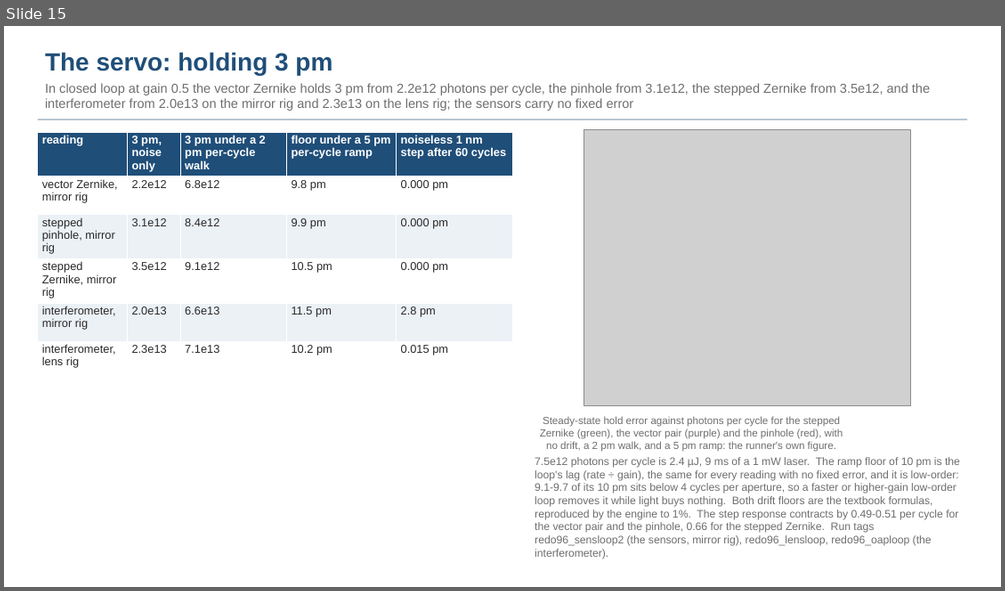
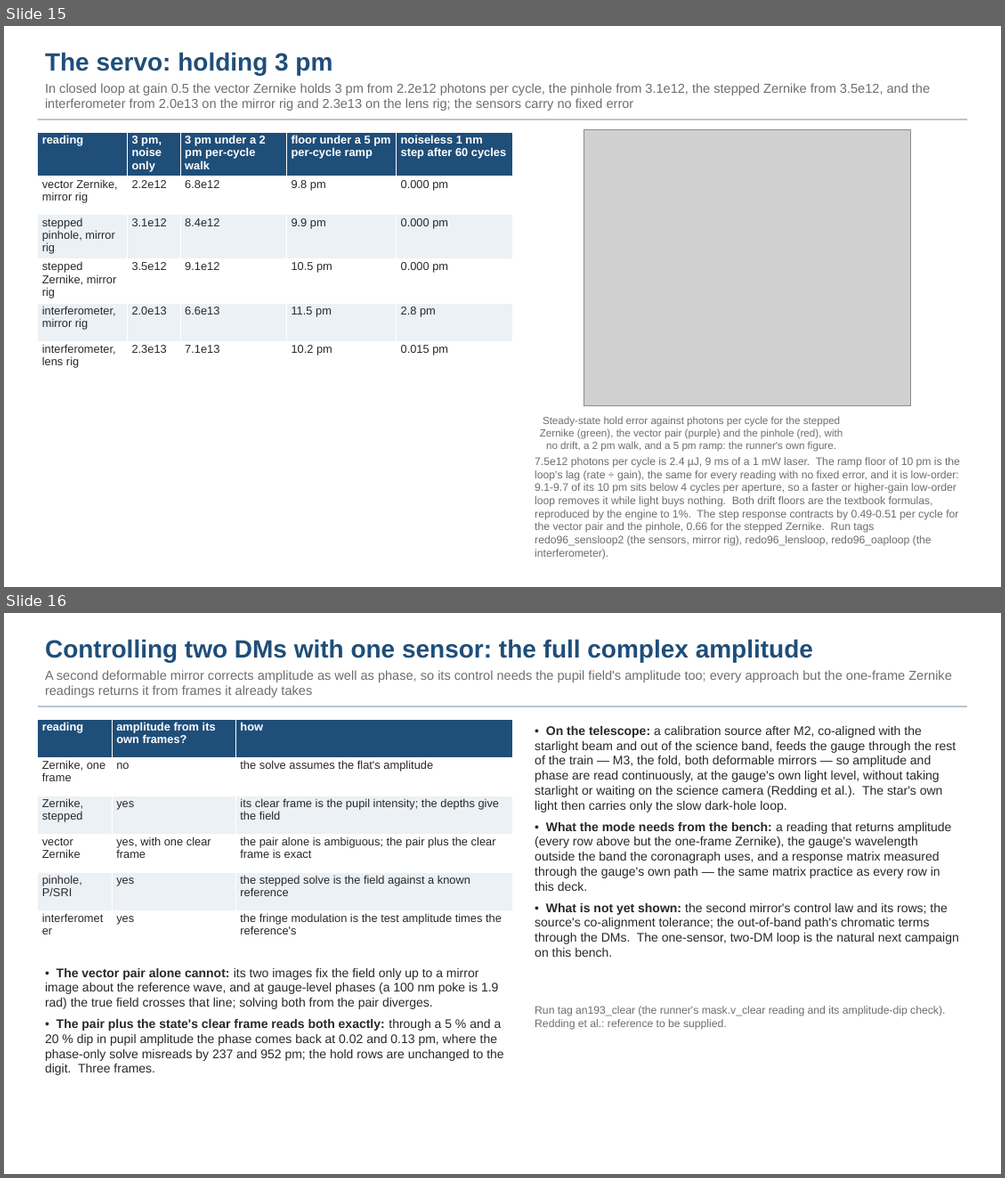
Before and after one commit to nasa-jpl/macos, a slide deck: demo_session/deck_gauges_short.pptx. Shown one above the other, each under a label of ours: slide 15 before the commit, slides 15 and 16 after it. The pictures are 1005x591 and 1005x1178 pixels, drawn with LibreOffice and Linux fonts; fonts in the diff are those of the drawing; grey boxes stand for pictures. Boxes give left, top, right and bottom in pixels: in the first picture for what was removed or moved away, otherwise in the second. Text is boxed around its words. In the diff, an @@ line names an element or a change of style, - is before the commit and + after.

```diff
--- a/demo_session/deck_gauges_short.pptx
+++ b/demo_session/deck_gauges_short.pptx
@@ slide 16 added at (4, 613, 1001, 1174), background #FFFFFF @@
@@ text added at (45, 639, 952, 698), 12.5 pt, text #6E6E6E @@
+Controlling two DMs with one sensor: the full complex amplitude
+A second deformable mirror corrects amplitude as well as phase, so its control needs the pupil field's amplitude too; every approach but the one-frame Zernike readings returns it from frames it already takes
@@ rectangle added at (38, 706, 967, 707), fill #B8C6D4 @@
@@ table added at (38, 719, 512, 949), 6 rows, 3 columns @@
+reading | amplitude from its own frames? | how
+Zernike, one frame | no | the solve assumes the flat's amplitude
+Zernike, stepped | yes | its clear frame is the pupil intensity; the depths give the field
+vector Zernike | yes, with one clear frame | the pair alone is ambiguous; the pair plus the clear frame is exact
+pinhole, P/SRI | yes | the stepped solve is the field against a known reference
+interferometer | yes | the fringe modulation is the test amplitude times the reference's
@@ text added at (534, 726, 959, 957), 12 pt, text #282828 @@
+• On the telescope: a calibration source after M2, co-aligned with the starlight beam and out of the science band, feeds the gauge through the rest of the train — M3, the fold, both deformable mirrors — so amplitude and phase are read continuously, at the gauge's own light level, without taking starlight or waiting on the science camera (Redding et al.). The star's own light then carries only the slow dark-hole loop.
+• What the mode needs from the bench: a reading that returns amplitude (every row above but the one-frame Zernike), the gauge's wavelength outside the band the coronagraph uses, and a response matrix measured through the gauge's own path — the same matrix practice as every row in this deck.
+• What is not yet shown: the second mirror's control law and its rows; the source's co-alignment tolerance; the out-of-band path's chromatic terms through the DMs. The one-sensor, two-DM loop is the natural next campaign on this bench.
@@ text added at (45, 968, 503, 1075), 12 pt, text #282828 @@
+• The vector pair alone cannot: its two images fix the field only up to a mirror image about the reference wave, and at gauge-level phases (a 100 nm poke is 1.9 rad) the true field crosses that line; solving both from the pair diverges.
+• The pair plus the state's clear frame reads both exactly: through a 5 % and a 20 % dip in pupil amplitude the phase comes back at 0.02 and 0.13 pm, where the phase-only solve misreads by 237 and 952 pm; the hold rows are unchanged to the digit. Three frames.
@@ text added at (534, 1005, 945, 1030), 10.5 pt, text #6E6E6E @@
+Run tag an193_clear (the runner's mask.v_clear reading and its amplitude-dip check). Redding et al.: reference to be supplied.
```
Also in this commit, not shown: 2 slides changed, 1 slide removed, 2 other files.
